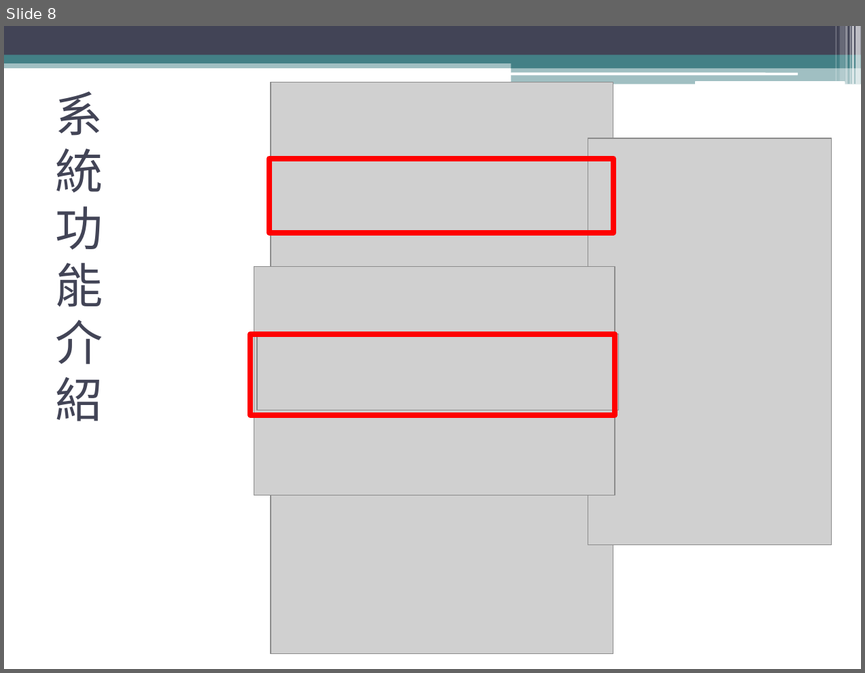
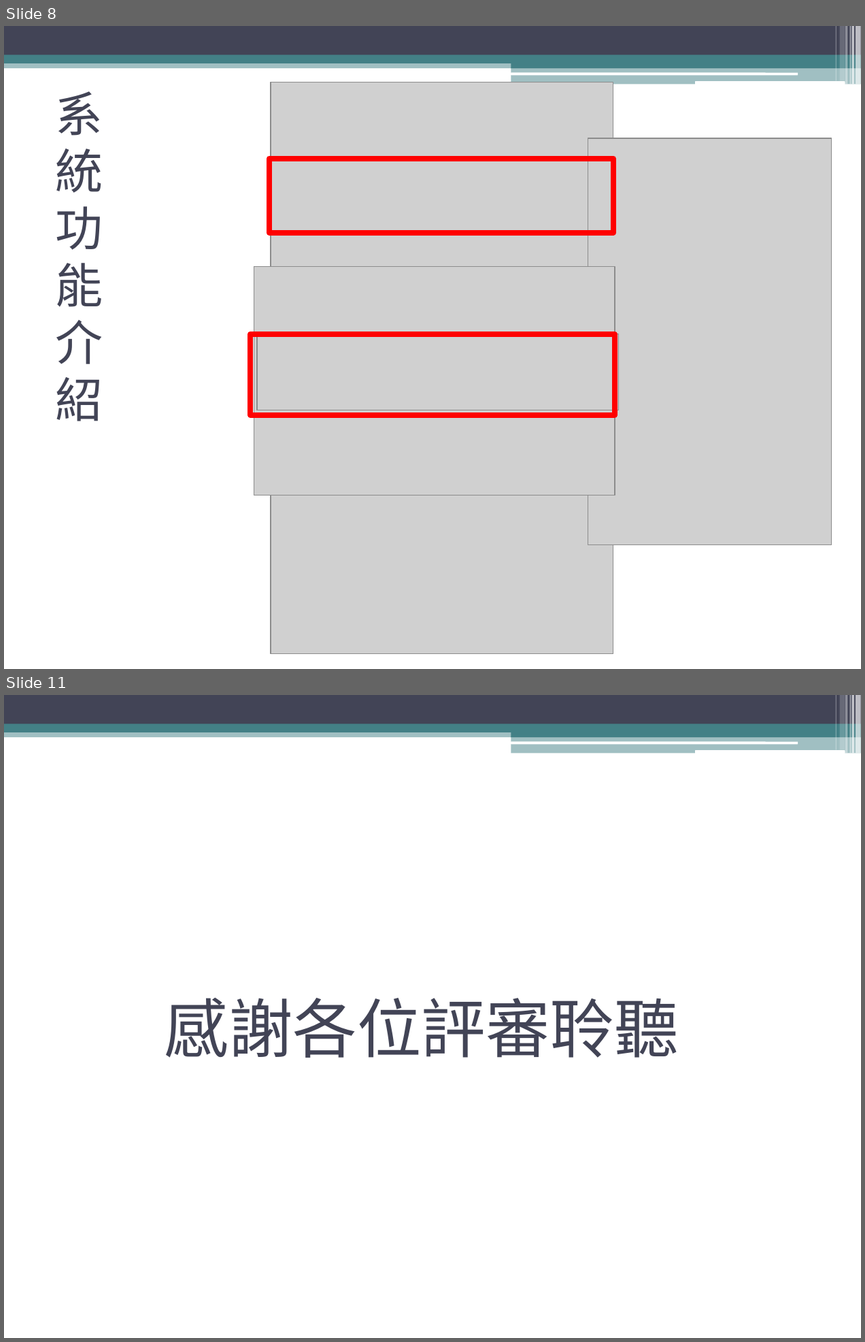
Before and after one commit to KoChunKai/NSC-Project, a slide deck: 比賽當天資料/Money Time_比賽.pptx. Shown one above the other, each under a label of ours: slide 8 before the commit, slides 8 and 11 after it; the slides between them are not shown. The pictures are 865x673 and 865x1342 pixels, drawn with LibreOffice and Linux fonts; fonts in the diff are those of the drawing; grey boxes stand for pictures. Boxes give left, top, right and bottom in pixels: in the first picture for what was removed or moved away, otherwise in the second. Text is boxed around its words. In the diff, an @@ line names an element or a change of style, - is before the commit and + after.

```diff
--- a/比賽當天資料/Money Time_比賽.pptx
+++ b/比賽當天資料/Money Time_比賽.pptx
@@ slide 11 added at (x1=4, y1=695, x2=861, y2=1338), background #FFFFFF; not listed: 13 template elements that a slide beside it also shows @@
@@ title added at (x1=164, y1=998, x2=679, y2=1057), 54 pt, text #424456 @@
+感謝各位評審聆聽
```
Also in this commit, not shown: 6 slides changed, 2 other slides added, 1 slide removed, 2 other files.
